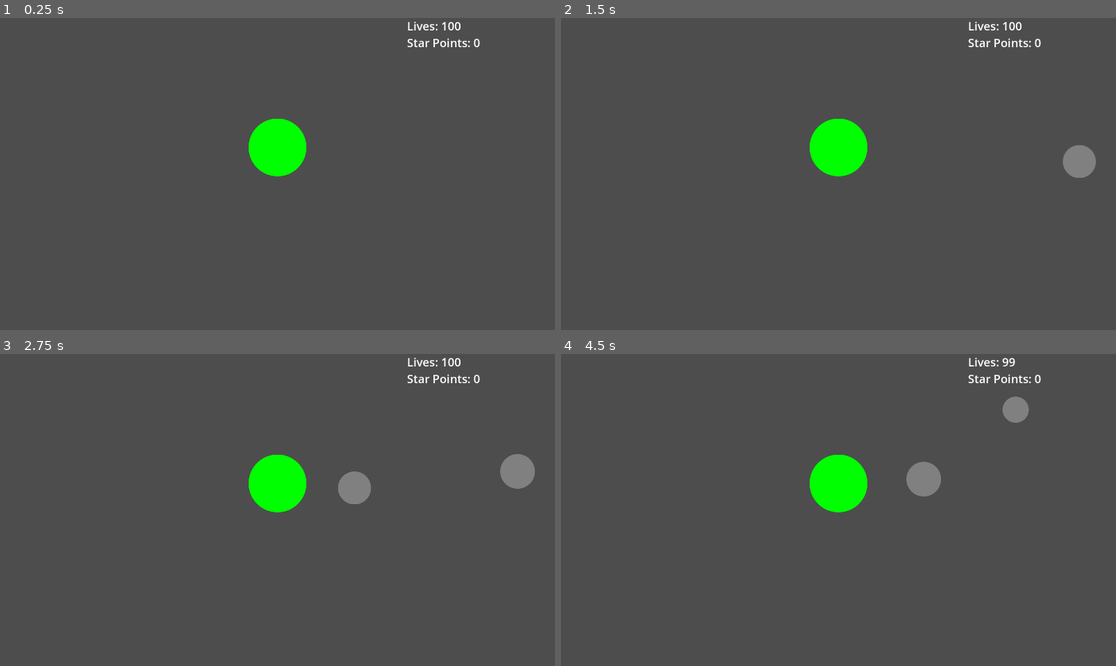
Above: before the commit, frames 1-4 (two rows, left to right).
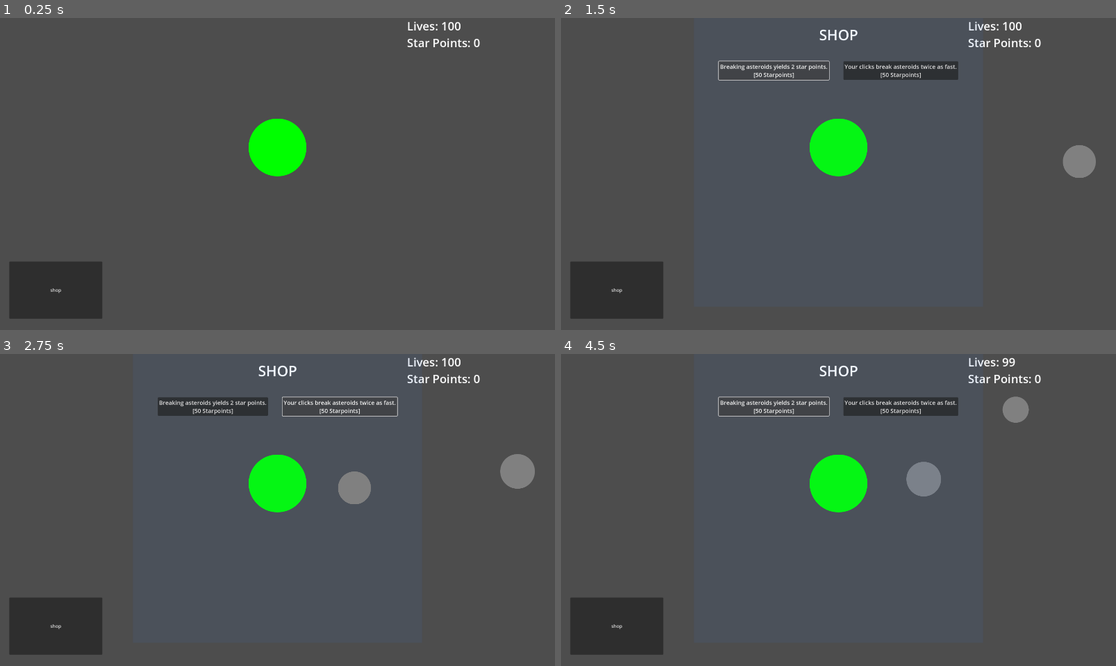
Above: after the commit, the same moments.

Repository: Paracosms/uni-jam
Game: Godot game, scene res://scenes/main.tscn
The game is run twice, just before and just after one commit, with the same random seed, the same clock (stepped at 60 frames per second) and the same inputs.
Inputs (mouse positions are in pixels of both pictures, inside the frame that each line leads up to):
- Up to frame 1 (0.25 s): no input
- Up to frame 2 (1.5 s): click (616, 289) at 0.5 s, where only the run after the commit has a clickable "shop"; click (771, 71) at 1.25 s, where only the run after the commit has a clickable "Breaking asteroids yields 2 s…"
- Up to frame 3 (2.75 s): click (338, 407) at 2 s, where only the run after the commit has a clickable "Your clicks break asteroids t…"
- Up to frame 4 (4.5 s): click (616, 625) at 2.75 s, where only the run after the commit has a clickable "shop"; click (616, 625) at 3.5 s, where only the run after the commit has a clickable "shop"; click (771, 407) at 4.25 s, where only the run after the commit has a clickable "Breaking asteroids yields 2 s…"

The runs differ from the first frame. In frame 1, 3.0% of the frame differs, in the area x 1-19%, y 78-97%; in frame 2, 4.6%, in the area x 1-72%, y 3-97%; in frame 3, 4.5%; in frame 4, 4.6%.

Commit message:
Refactor globals usage and add shop scene toggle
Replaced direct node access with Globals singleton for lives and starPoints in asteroid and label scripts. Added a button to main scene to toggle the shop scene, with logic in main.gd to instantiate or remove the shop. Updated yieldMultiplier default value and removed Camera2D from shop scene.

Diff:
--- a/scenes/main.tscn
+++ b/scenes/main.tscn
@@ -13,6 +13,16 @@
 
 [node name="Asteroid" parent="." instance=ExtResource("1")]
 position = Vector2(960, -96)
+collision_layer = 1
 
 [node name="Earth" parent="." instance=ExtResource("2_0wfyh")]
 position = Vector2(960, 448)
+
+[node name="changeScene" type="Button" parent="."]
+offset_left = 32.0
+offset_top = 843.0
+offset_right = 354.0
+offset_bottom = 1041.0
+text = "shop"
+
+[connection signal="pressed" from="changeScene" to="." method="_on_change_scene_pressed"]
--- a/scenes/shop.tscn
+++ b/scenes/shop.tscn
@@ -22,9 +22,6 @@
 offset_right = 500.0
 offset_bottom = 1000.0
 color = Color(0.243137, 0.537255, 1, 0.0784314)
-
-[node name="Camera2D" type="Camera2D" parent="."]
-offset = Vector2(0, 500)
 
 [node name="MarginContainer" type="MarginContainer" parent="."]
 anchors_preset = 5
--- a/scripts/asteroid.gd
+++ b/scripts/asteroid.gd
@@ -17,11 +17,11 @@
 	var collision = move_and_collide(movement)
 	if collision and collision.get_collider().is_in_group("earth"): # Earth -> StaticBody2D is now in "earth" group
 		print("Hit Earth") # Debug, remove later if you want andrew
-		get_node("/root/Main/Globals").lives -= 1
+		Globals.lives -= 1
 		queue_free() # Destroys object
 
 func _on_click_area_input_event(_viewport: Node, event: InputEvent, _shape_idx: int) -> void:
 	if event is InputEventMouseButton and event.pressed and event.button_index == MOUSE_BUTTON_LEFT:
 		print("Asteroid clicked!")
-		get_node("/root/Main/Globals").starPoints += 1
+		Globals.starPoints += 1 * Globals.yieldMultiplier
 		queue_free()
--- a/scripts/globals.gd
+++ b/scripts/globals.gd
@@ -1,6 +1,6 @@
 extends Node2D
 
-@export var lives : int = 100
-@export var starPoints : int = 0
-@export var clickDamage : int = 1
-@export var yieldMultiplier : float = 1
+var lives : int = 100
+var starPoints : int = 0
+var clickDamage : int = 1
+var yieldMultiplier : float = 30
--- a/scripts/label.gd
+++ b/scripts/label.gd
@@ -4,7 +4,7 @@
 	text = "Lives: 100\nStar Points: 0"
 
 func _process(_delta):
-	var lives = get_node("/root/Main/Globals").lives
-	var starPoints = get_node("/root/Main/Globals").starPoints
+	var lives = Globals.lives
+	var starPoints = Globals.starPoints
 
 	text = "Lives: " + str(lives) + "\nStar Points: " + str(starPoints)
--- a/scripts/main.gd
+++ b/scripts/main.gd
@@ -1,6 +1,9 @@
 extends Node2D
 
 @export var asteroid_scene: PackedScene
+@onready var shop_scene = preload("res://scenes/shop.tscn")
+
+var shopOpened : bool = false
 
 
 var spawn_timer := Timer.new()
@@ -75,3 +78,16 @@
 		meteorShower_timer.paused = false
 	else:
 		print("\nMeteor Failed\n")
+
+
+func _on_change_scene_pressed():
+	var screen_size = get_viewport().get_visible_rect().size
+	var shop = shop_scene.instantiate()
+
+	if shopOpened:
+		get_node("Shop").queue_free()
+		shopOpened = false
+	else:
+		add_child(shop)
+		shop.position = Vector2(screen_size.x / 2, 0)
+		shopOpened = true
